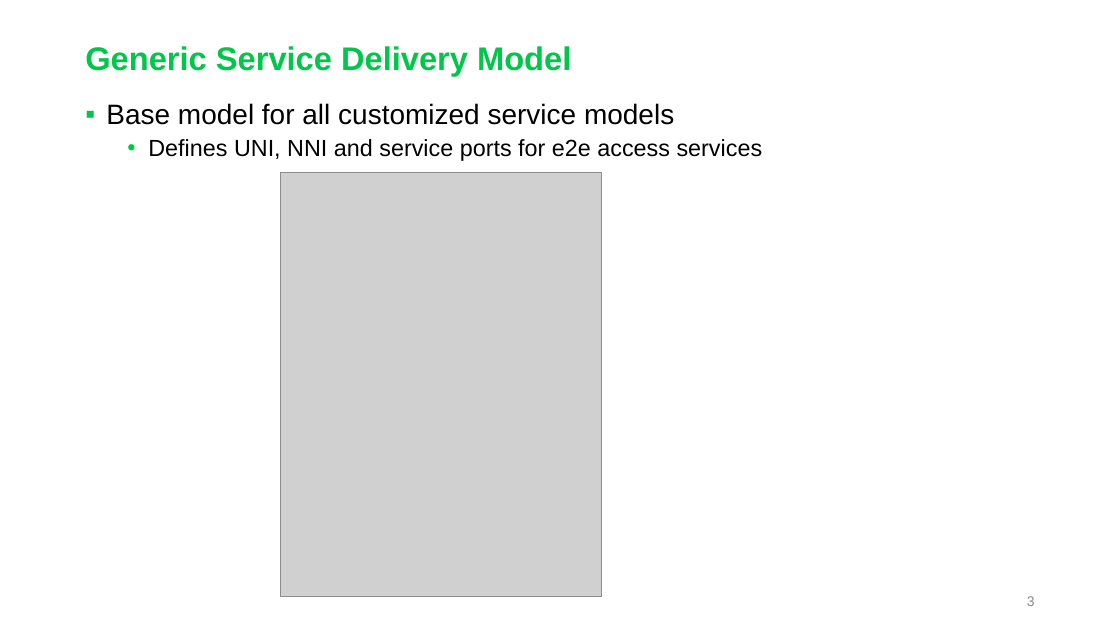
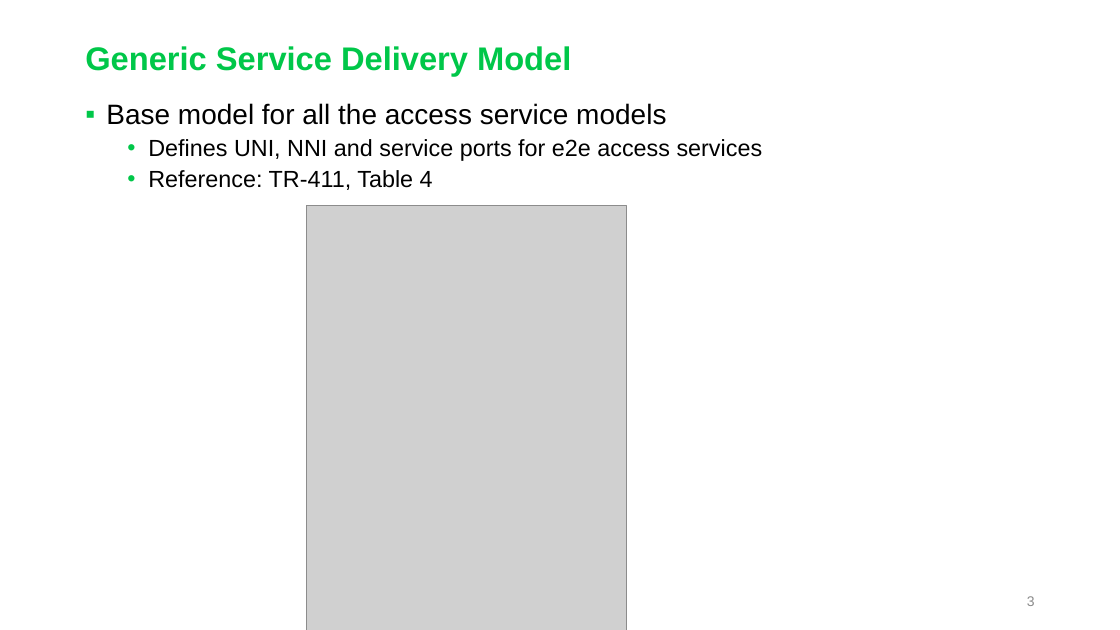
Before and after one commit to aguoietf/Public_material_for_standards, a slide deck: slide 3 of CONTRIB-xxxx-huawei-02 - NBI Design - Service Delivery - l00367051.pptx. Drawn at 1120x630 pixels with LibreOffice and Linux fonts; fonts in the diff are those of the drawing; grey boxes stand for pictures. Boxes give left, top, right and bottom in pixels: in the first picture for what was removed or moved away, otherwise in the second. Text is boxed around its words. In the diff, an @@ line names an element or a change of style, - is before the commit and + after.

```diff
--- a/CONTRIB-xxxx-huawei-02 - NBI Design - Service Delivery - l00367051.pptx
+++ b/CONTRIB-xxxx-huawei-02 - NBI Design - Service Delivery - l00367051.pptx
@@ text at (x1=106, y1=103, x2=666, y2=125): text changed @@
-▪ Base model for all customized service models
+▪ Base model for all the access service models
@@ text at (x1=148, y1=170, x2=433, y2=190): paragraph added @@
+  • Reference: TR-411, Table 4
@@ picture moved from (x1=281, y1=172, x2=602, y2=597) to (x1=307, y1=206, x2=628, y2=630) @@
```
Also in this commit, not shown: 6 other slides changed, 2 other files.
